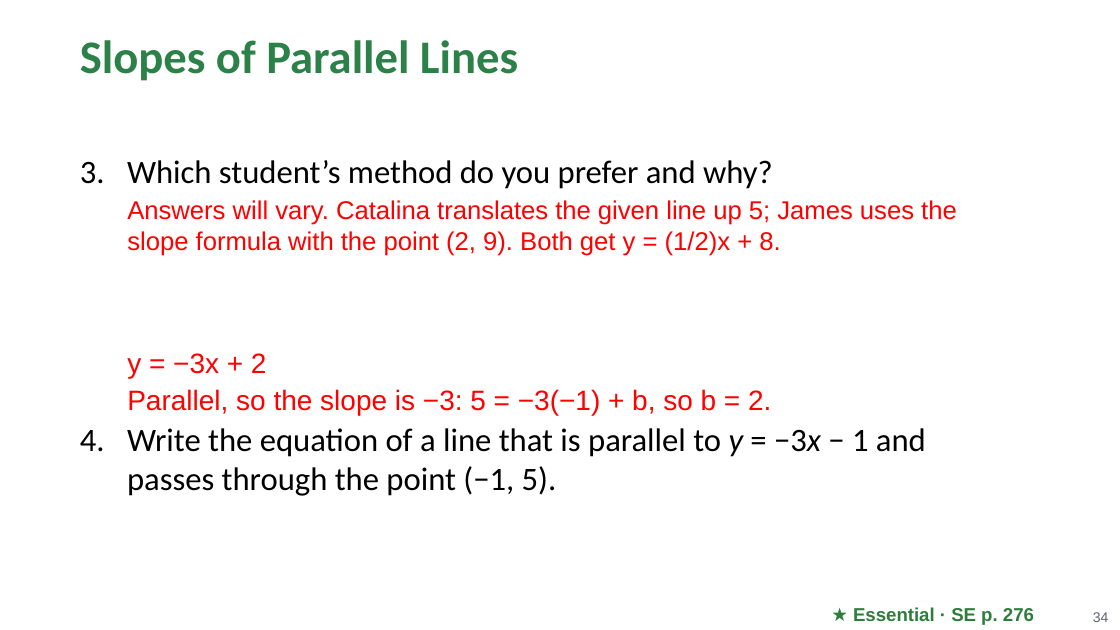
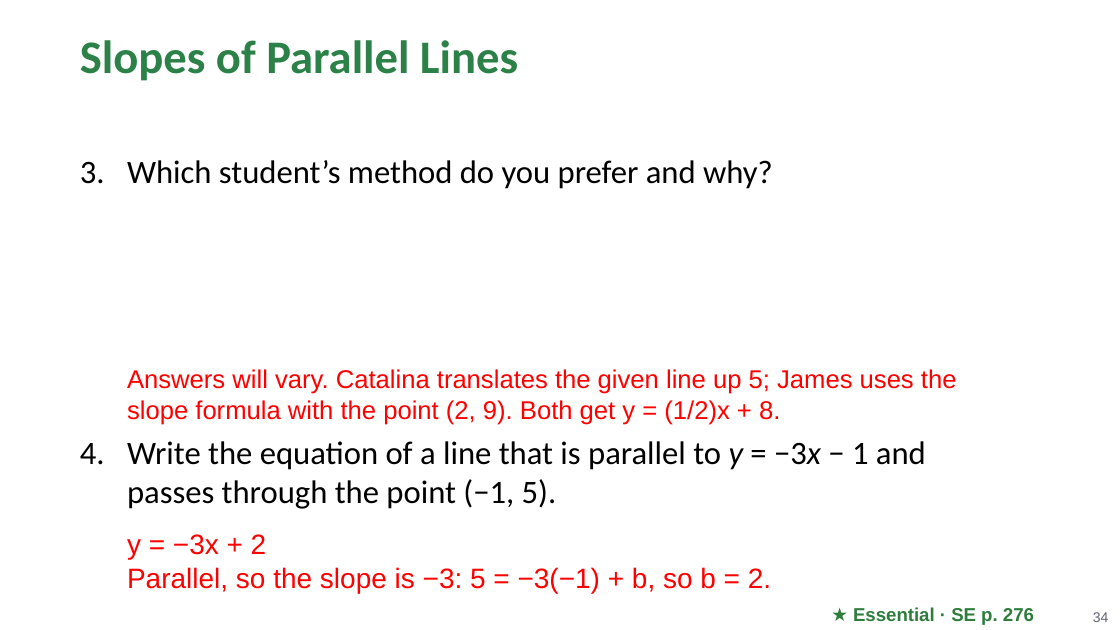
Before and after one commit to Apolloat2022/Algebra1M2U1L4, a slide deck: slide 34 of Module 2 topic 2/BLMathematics_AlgI_M2_T2_L1_LessonSlides_ENG_with_answers.pptx. Drawn at 1120x630 pixels with LibreOffice and Linux fonts; fonts in the diff are those of the drawing; background and template pictures are left out. Boxes give left, top, right and bottom in pixels: in the first picture for what was removed or moved away, otherwise in the second. Text is boxed around its words. In the diff, an @@ line names an element or a change of style, - is before the commit and + after.

```diff
--- a/Module 2 topic 2/BLMathematics_AlgI_M2_T2_L1_LessonSlides_ENG_with_answers.pptx
+++ b/Module 2 topic 2/BLMathematics_AlgI_M2_T2_L1_LessonSlides_ENG_with_answers.pptx
@@ text at box(127, 160, 926, 509): less space between paragraphs @@
@@ text removed at box(127, 200, 957, 256) @@
-Answers will vary. Catalina translates the given line up 5; James uses the slope formula with the point (2, 9). Both get y = (1/2)x + 8.
@@ text removed at box(127, 353, 771, 415) @@
-y = −3x + 2
-Parallel, so the slope is −3: 5 = −3(−1) + b, so b = 2.
@@ text at box(127, 369, 957, 425): paragraph added @@
+  Answers will vary. Catalina translates the given line up 5; James uses the slope formula with the point (2, 9). Both get y = (1/2)x + 8.
@@ text at box(127, 534, 771, 593): paragraph added @@
+  y = −3x + 2
+  Parallel, so the slope is −3: 5 = −3(−1) + b, so b = 2.
```
Also in this commit, not shown: 11 other slides changed, 4 other files.
